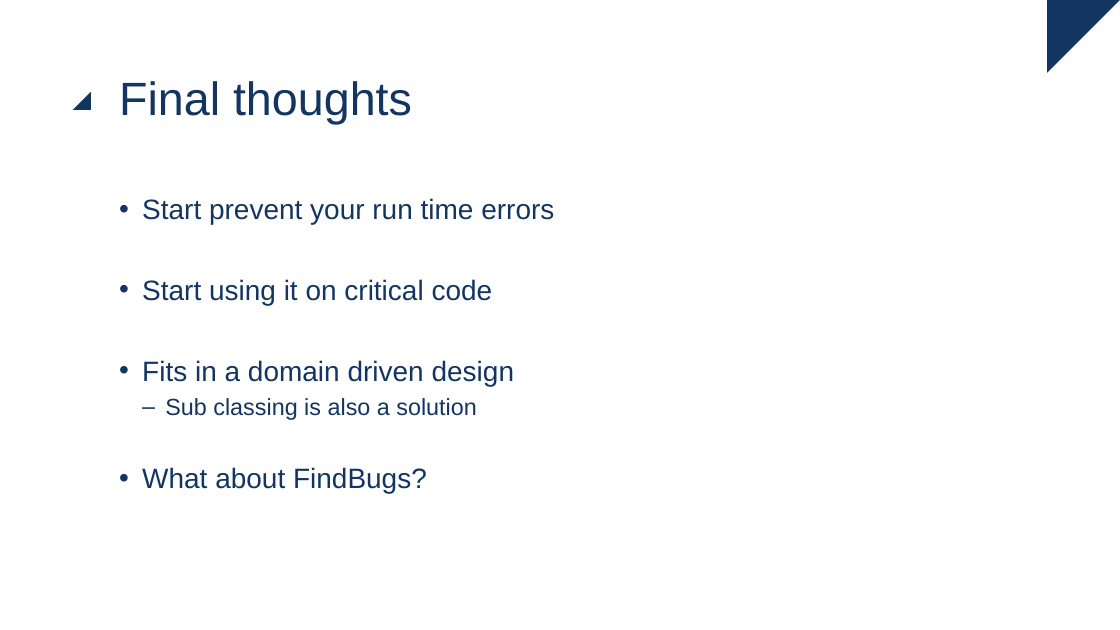
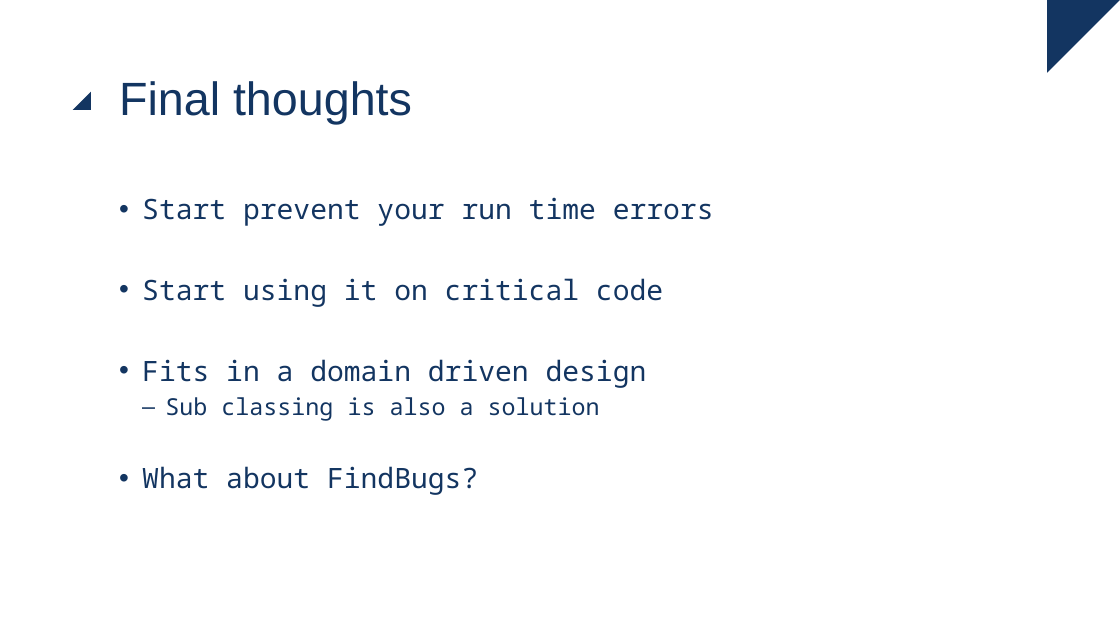
Before and after one commit to ingmars1709/checker, a slide deck: slide 28 of Checker Framework.pptx (slide 27 before the commit). Drawn at 1120x630 pixels with LibreOffice and Linux fonts; fonts in the diff are those of the drawing. Boxes give left, top, right and bottom in pixels: in the first picture for what was removed or moved away, otherwise in the second. Text is boxed around its words. In the diff, an @@ line names an element or a change of style, - is before the commit and + after.

```diff
--- a/Checker Framework.pptx
+++ b/Checker Framework.pptx
@@ text "Start prevent your run time ..." at <box>142,197,714,495</box>: font Arial to Noto Sans Mono @@
```
Also in this commit, not shown: 4 other slides changed, 1 slide added, 2 other files.
